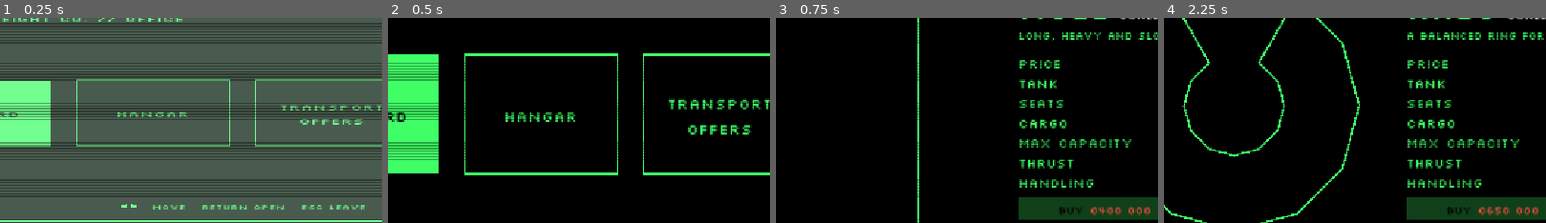
Above: before the commit, frames 1-4 (left to right).
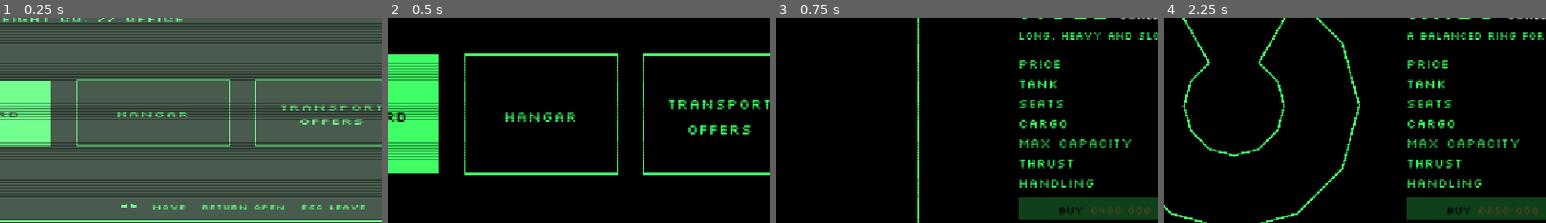
Above: after the commit, the same moments.

Repository: pkopczynski/lunar-lander
Game: Godot game, scene res://main.tscn
Same seed, same stepped clock (60 frames per second), same inputs: the game is played once before the commit and once after it.
Inputs (mouse positions are % of the whole screen's width and height, from its top left):
- Up to frame 1 (0.25 s): no input
- Up to frame 2 (0.5 s): no input
- Up to frame 3 (0.75 s): tap Enter (ui_accept) at 0.5 s; move the mouse to (72, 45) at 0.52 s; hold Right (ui_right) from 0.53 s (still down); click (72, 45) at 0.67 s
- Up to frame 4 (2.25 s): tap Enter (ui_accept) at 0.77, 1.07, 1.25, 1.52, 1.82 s; move the mouse to (30, 55) at 1.27 s; release Right (ui_right) at 1.28 s; hold Down (ui_down) 1.28-2.03 s; tap R (restart) at 2 s; move the mouse to (60, 27) at 2.02 s; hold Right (ui_right) from 2.03 s (still down)
The pictures show only the part of the screen within x 18-68%, y 27-77%; the shares and areas given below are measured in that part.

Frames 1-2 are identical in both runs. In frame 3, 0.4% of the frame differs, in the area x 82-98%, y 92-97%; in frame 4, 0.4%.

Commit message:
feat: a rough touchdown on the pad is a Hard landing that delivers but costs Condition (#137)

Diff:
--- a/lander.gd
+++ b/lander.gd
@@ -2,7 +2,9 @@
 extends CharacterBody2D
 # Flight physics, fuel, mass (`load_mass`, the Load) and the fuel cap (`fuel_cap()`), border
 # crossing and its disturbance (with a seedable `rng`), steering, landing and docking judgement (the
-# "on the pad" check reads the current location's pad through `pad_center_x()`), refuelling, result
+# "on the pad" check reads the current location's pad through `pad_center_x()`; `touch_down()` judges
+# the landing bands: Landed, a Hard landing that wears Condition and shows `HARD LANDING −12%`
+# as the Landed title, or a crash), refuelling, result
 # display (with a `status` line, set through `show_status()`, under Docked!/Landed!), touching a
 # solid off the pad (`touch()`: damage by impact speed to the ship in service's Condition and a
 # bounce, `damaged` for each loss; a crash above the crash speed or at 0%), resting on the ground
@@ -15,7 +17,7 @@
 # Attached to `Lander`. It flies the ship in service, an `OwnedShip` handed over by the Hangar's
 # `fly(ship)` (hull, collision shape and flame from its Ship type), and reads only that ship's
 # effective numbers, never its Ship type's. Its fuel is the ship's fuel in tank: the Lander burns
-# and refuels it, wears the ship's Condition on hits, and changes nothing else on the ship. `start_docked()` puts it in the parking spot.
+# and refuels it, wears the ship's Condition on hits and Hard landings, and changes nothing else on the ship. `start_docked()` puts it in the parking spot.
 #
 # The Lander's `state` (Flying, Landed, Docked, Crashed, Stranded) changes only through `enter()`, which
 # starts every state fresh: not held, no lift-off burn, docking armed, leveling stopped, with the
@@ -64,9 +66,16 @@
 # Share of the tank refilled per second: half a tank per 6 s.
 const REFUEL_TANK_SHARE := 0.5 / 6.0
 
+# Landing bands, judged at touchdown on the pad: safe up to the MAX_LANDING_* limits, a crash
+# above the CRASH_LANDING_* ones, and a Hard landing in between, losing Condition in a straight
+# line from 0% at the safe edge to MAX_HARD_LANDING_DAMAGE at the crash edge, the worst band counting.
 const MAX_LANDING_VERTICAL_SPEED := 50.0
 const MAX_LANDING_HORIZONTAL_SPEED := 25.0
 const MAX_LANDING_ANGLE_DEG := 15.0
+const CRASH_LANDING_VERTICAL_SPEED := 80.0
+const CRASH_LANDING_HORIZONTAL_SPEED := 40.0
+const CRASH_LANDING_ANGLE_DEG := 25.0
+const MAX_HARD_LANDING_DAMAGE := 0.25
 const MAX_DOCKING_SPEED := 40.0
 
 const PAD_WIDTH := 120.0
@@ -94,7 +103,7 @@
 const STEER_SPEED := 100.0
 const STEER_BRAKING := 600.0
 
-# Touching a solid (anything but the pad's ground, judged by the landing limits) damages the
+# Touching a solid (anything but the pad's ground, judged by the landing bands) damages the
 # ship by its impact speed, the speed into the surface: none below NO_DAMAGE_SPEED, rising in a
 # straight line to MAX_HIT_DAMAGE of Condition just under CRASH_SPEED, a crash above it. A hit
 # leaves the surface at BOUNCE_SHARE of its impact speed, keeping SURFACE_SPEED_KEPT of its speed
@@ -127,12 +136,14 @@
 signal stranded
 # R while Crashed or Stranded: the Office performs Recovery. The Lander doesn't know who answers.
 signal recovery_requested
-# A hit took this share of Condition (0.06 is 6%) from the ship in service; it didn't crash it.
+# A hit or a Hard landing took this share of Condition (0.06 is 6%) from the ship in service;
+# it didn't crash it.
 signal damaged(loss: float)
 
 enum State { FLYING, LANDED, DOCKED, CRASHED, STRANDED }
 
 const LANDED_COLOR := Color(0.3, 1.0, 0.4)
+const HARD_LANDING_TEXT := "HARD LANDING −%d%%"
 const CRASHED_COLOR := Color(1.0, 0.3, 0.3)
 const CRASHED_TEXT := "Crashed!\nPress R for recovery"
 const STRANDED_COLOR := Color(1.0, 0.75, 0.3)
@@ -189,6 +200,8 @@
 var status := ""
 # Whether the last rest refuelled, so a new status keeps the Refueling… line.
 var refueling := false
+# The Condition the last touchdown on the pad took, 0.0 for a safe one; the Landed title shows it.
+var hard_landing_loss := 0.0
 
 @onready var body: Polygon2D = $Body
 @onready var flame: Polygon2D = $Flame
@@ -260,6 +273,7 @@
 	status = ""
 	refueling = false
 	tipped_time = 0.0
+	hard_landing_loss = 0.0
 	if level_tween:
 		level_tween.kill()
 	match new_state:
@@ -267,7 +281,7 @@
 			modulate = Color.WHITE
 			message.visible = false
 		State.LANDED:
-			show_state("Landed!", LANDED_COLOR)
+			show_state(landed_title(), LANDED_COLOR)
 		State.DOCKED:
 			show_state("Docked!", LANDED_COLOR)
 		State.CRASHED:
@@ -342,10 +356,7 @@
 
 	if get_slide_collision_count() > 0:
 		if touched_only_ground() and is_on_pad():
-			if is_safe_landing(impact_velocity):
-				land()
-			else:
-				crash()
+			touch_down(impact_velocity)
 			return
 		var bounced := touch(impact_velocity)
 		if state != State.FLYING:
@@ -508,10 +519,43 @@
 	return absf(angle_difference(0.0, rotation))
 
 
-func is_safe_landing(impact_velocity: Vector2) -> bool:
-	return impact_velocity.y <= MAX_LANDING_VERTICAL_SPEED \
-		and absf(impact_velocity.x) <= MAX_LANDING_HORIZONTAL_SPEED \
-		and tilt() <= deg_to_rad(MAX_LANDING_ANGLE_DEG)
+# How far into the landing bands a touchdown is: 0.0 inside every safe limit, 1.0 at a crash
+# edge, above 1.0 past one. The worst band counts.
+func landing_band_share(impact_velocity: Vector2) -> float:
+	return maxf(maxf(maxf(
+		band_share(impact_velocity.y, MAX_LANDING_VERTICAL_SPEED, CRASH_LANDING_VERTICAL_SPEED),
+		band_share(absf(impact_velocity.x), MAX_LANDING_HORIZONTAL_SPEED, CRASH_LANDING_HORIZONTAL_SPEED)),
+		band_share(rad_to_deg(tilt()), MAX_LANDING_ANGLE_DEG, CRASH_LANDING_ANGLE_DEG)), 0.0)
+
+
+func band_share(value: float, safe: float, crash_edge: float) -> float:
+	return inverse_lerp(safe, crash_edge, value)
+
+
+# Takes a loss from the ship in service's Condition: to 0% crashes it, else it emits `damaged`.
+# Returns whether the ship survived.
+func wear(loss: float) -> bool:
+	ship.condition = maxf(ship.condition - loss, 0.0)
+	if ship.condition <= 0.0:
+		crash()
+		return false
+	damaged.emit(loss)
+	return true
+
+
+# A touchdown on the pad: past a band it crashes; inside one it's a Hard landing, which costs the
+# ship in service Condition (to 0% crashes it) but still lands; inside the safe limits it just lands.
+func touch_down(impact_velocity: Vector2) -> void:
+	var share := landing_band_share(impact_velocity)
+	if share > 1.0:
+		crash()
+		return
+	var loss := MAX_HARD_LANDING_DAMAGE * share
+	if loss <= 0.0:
+		land()
+		return
+	if wear(loss):
+		land(loss)
 
 
 # A touch of any solid off the pad: the hardest contact of the move sets the impact speed. It
@@ -532,12 +576,8 @@
 		return false
 	if impact < NO_DAMAGE_SPEED:
 		return false
-	var loss := MAX_HIT_DAMAGE * (impact - NO_DAMAGE_SPEED) / (CRASH_SPEED - NO_DAMAGE_SPEED)
-	ship.condition = maxf(ship.condition - loss, 0.0)
-	if ship.condition <= 0.0:
-		crash()
+	if not wear(MAX_HIT_DAMAGE * inverse_lerp(NO_DAMAGE_SPEED, CRASH_SPEED, impact)):
 		return false
-	damaged.emit(loss)
 	var along := impact_velocity + normal * impact
 	velocity = along * SURFACE_SPEED_KEPT + normal * impact * BOUNCE_SHARE
 	return true
@@ -563,8 +603,11 @@
 		stranded.emit()
 
 
-func land() -> void:
+# Lands on the pad; a Hard landing passes the Condition it took, for the Landed title.
+func land(loss := 0.0) -> void:
 	enter(State.LANDED)
+	hard_landing_loss = loss
+	message.text = landed_title()
 	settle()
 	# Leveling lifts the corner that touched down, so drop back onto the ground.
 	level_tween.tween_callback(move_and_collide.bind(Vector2.DOWN * PAD_HEIGHT * 4.0))
@@ -633,12 +676,19 @@
 func show_rest_message() -> void:
 	if state != State.DOCKED and state != State.LANDED:
 		return
-	var lines := PackedStringArray(["Docked!" if state == State.DOCKED else "Landed!"])
+	var lines := PackedStringArray(["Docked!" if state == State.DOCKED else landed_title()])
 	if status != "":
 		lines.append(status)
 	if refueling:
 		lines.append("Refueling…")
 	message.text = "\n".join(lines)
+
+
+# Landed!, or HARD LANDING −12% after a Hard landing; the loss reads as the HUD's flash does.
+func landed_title() -> String:
+	if hard_landing_loss <= 0.0:
+		return "Landed!"
+	return HARD_LANDING_TEXT % maxi(roundi(hard_landing_loss * 100.0), 1)
 
 
 func lift_off() -> void:
--- a/office.gd
+++ b/office.gd
@@ -71,6 +71,8 @@
 const WHITE := Color(0.9, 1.0, 0.92)
 const DIM_WHITE := Color(0.9, 1.0, 0.92, 0.25)
 const RED := Color(1.0, 0.3, 0.25)
+# A red price on a blocked (dimmed) button.
+const DIM_RED := Color(1.0, 0.3, 0.25, 0.25)
 # Faint list tints: alternating rows, and open details a little stronger.
 const ROW_TINT_LIGHT := Color(0.25, 1.0, 0.4, 0.08)
 const ROW_TINT_DARK := Color(0.25, 1.0, 0.4, 0.04)
@@ -570,7 +572,8 @@
 	else:
 		terminal.draw_rect(button, lit, false, LINE_WIDTH)
 	var label_color := BLACK if selected else lit
-	var price_color := RED if price_red else BLACK if selected else DIM_WHITE if blocked else WHITE
+	var price_color := (DIM_RED if blocked else RED) if price_red \
+		else BLACK if selected else DIM_WHITE if blocked else WHITE
 	var width := text_width(label, TEXT_SIZE) + text_width(price, TEXT_SIZE)
 	var baseline := Vector2(button.get_center().x - width / 2.0, button.get_center().y + TEXT_SIZE / 2.0)
 	draw_text(label, baseline, TEXT_SIZE, -1.0, HORIZONTAL_ALIGNMENT_LEFT, label_color)
--- a/tests/test_halo.gd
+++ b/tests/test_halo.gd
@@ -70,7 +70,7 @@
 	check(ship.state == Lander.State.LANDED, "a gentle Halo should land on the pad")
 	await start_over()
 	await choose_ship(ShipType.HALO)
-	place(Vector2(pad_x(), 520), Vector2(0, Lander.MAX_LANDING_VERTICAL_SPEED + 30.0))
+	place(Vector2(pad_x(), 520), Vector2(0, Lander.CRASH_LANDING_VERTICAL_SPEED + 10.0))
 	await seconds(2.0)
 	check(message().begins_with("Crashed"), "a hard Halo landing should crash, got %s" % message())
 
--- /dev/null
+++ b/tests/test_hard_landing.gd
@@ -0,0 +1,99 @@
+extends "res://tests/scene_test.gd"
+# A touchdown on the pad is judged by three landing bands (falling 50 → 80 px/s, sideways
+# 25 → 40 px/s, tilt 15° → 25°): safe, a Hard landing that still lands and delivers but loses
+# 0% → 25% of Condition (the worst band counts), or a crash past any band.
+
+const OVER_PAD := 0.5
+
+
+func condition() -> float:
+	return hangar().in_service.condition
+
+
+# Touches the Sparrow down on the Valley's pad from just above it, at a falling and sideways
+# speed and a tilt, and waits for the frame it touches down.
+func touch_down(falling: float, sideways := 0.0, tilt_deg := 0.0) -> void:
+	var rotation := deg_to_rad(tilt_deg)
+	var hull_bottom := -INF
+	for point in lander().ship_type.hull:
+		hull_bottom = maxf(hull_bottom, point.rotated(rotation).y)
+	place(Vector2(pad_x(), World.GROUND_TOP_Y - hull_bottom - OVER_PAD), Vector2(sideways, falling))
+	lander().rotation = rotation
+	for i in 30:
+		await frames(1)
+		if lander().state != Lander.State.FLYING:
+			break
+
+
+func test_a_touchdown_inside_the_safe_limits_lands_undamaged() -> void:
+	await choose_ship()
+	await touch_down(45.0, 20.0, 12.0)
+	check(message().begins_with("Landed!"), "a safe touchdown should land, says %s" % message())
+	check(condition() == 1.0, "a safe touchdown should do no damage, Condition %s" % condition())
+
+
+func test_a_touchdown_inside_each_band_lands_and_loses_condition_in_a_straight_line() -> void:
+	await choose_ship()
+	# Sideways: (32.2 − 25) / (40 − 25) × 25% = 12%.
+	await touch_down(10.0, 32.2)
+	check(lander().state == Lander.State.LANDED, "a 32 px/s sideways touchdown should land, says %s" % message())
+	check_near(condition(), 0.88, 0.005, "Condition after a 32.2 px/s sideways touchdown")
+	await start_over()
+	await choose_ship()
+	# Falling: (65 − 50) / (80 − 50) × 25% = 12.5%, plus a frame of gravity.
+	await touch_down(65.0)
+	check(lander().state == Lander.State.LANDED, "a 65 px/s touchdown should land, says %s" % message())
+	check_near(condition(), 0.875, 0.01, "Condition after a 65 px/s touchdown")
+	await start_over()
+	await choose_ship()
+	# Tilt: (20 − 15) / (25 − 15) × 25% = 12.5%.
+	await touch_down(10.0, 0.0, 20.0)
+	check(lander().state == Lander.State.LANDED, "a 20° touchdown should land, says %s" % message())
+	check_near(condition(), 0.875, 0.005, "Condition after a 20° touchdown")
+
+
+func test_the_worst_band_counts() -> void:
+	await choose_ship()
+	# Falling 65 px/s is ~13%, sideways 30 px/s ~8%, but a 24° tilt is 22.5%.
+	await touch_down(65.0, 30.0, 24.0)
+	check(lander().state == Lander.State.LANDED, "a touchdown inside every band should land, says %s" % message())
+	check_near(condition(), 0.775, 0.005, "the worst band's loss, not a sum")
+
+
+func test_a_hard_landing_shows_its_loss_in_the_landing_message_and_flashes_it() -> void:
+	await choose_ship()
+	lander().fuel = lander().fuel_cap() / 2.0
+	await touch_down(10.0, 32.2)
+	check(message().begins_with("HARD LANDING −12%"), "the landing message should read HARD LANDING −12%%, says %s" % message())
+	check(hud().loss_text() == "−12%", "the HUD should flash the loss, shows %s" % hud().loss_text())
+	check(hud().condition_text() == "CONDITION 88%", "the HUD Condition line, shows %s" % hud().condition_text())
+	await seconds(2.5)
+	check(message().begins_with("HARD LANDING −12%"), "the message should stay while Landed, says %s" % message())
+	check(message().contains("Refueling…"), "a Hard landing still refuels, says %s" % message())
+
+
+func test_a_hard_landing_delivers() -> void:
+	await start_loading([known_offer(1, 0.0)])
+	while economy().phase == Economy.Phase.LOADING:
+		await frames(1)
+	await touch_down(70.0)
+	check(lander().state == Lander.State.LANDED, "a hard landing should land, says %s" % message())
+	check(condition() < 1.0, "a hard landing should cost Condition")
+	check(economy().phase == Economy.Phase.UNLOADING, "a hard landing should start unloading")
+
+
+func test_a_touchdown_past_any_band_crashes() -> void:
+	for touchdown: Array in [[90.0, 0.0, 0.0], [10.0, 45.0, 0.0], [10.0, 0.0, 27.0]]:
+		await choose_ship()
+		await touch_down(touchdown[0], touchdown[1], touchdown[2])
+		check(lander().state == Lander.State.CRASHED, "a touchdown at %s should crash, says %s" % [touchdown, message()])
+		check(hangar().in_service.is_wreck(), "the crash should make a Wreck")
+		await start_over()
+
+
+func test_a_hard_landing_to_zero_condition_crashes() -> void:
+	await choose_ship()
+	hangar().in_service.condition = 0.1
+	await touch_down(10.0, 32.2)
+	check(lander().state == Lander.State.CRASHED, "a 12%% Hard landing on a 10%% ship should crash, says %s" % message())
+	check(economy().phase == Economy.Phase.NONE, "a crash delivers nothing")
--- a/tests/test_mule.gd
+++ b/tests/test_mule.gd
@@ -80,7 +80,7 @@
 	check(ship.state == Lander.State.LANDED, "a gentle Mule should land on the pad, says %s" % message())
 	await start_over()
 	await choose_ship(ShipType.MULE)
-	place(Vector2(pad_x(), 500), Vector2(0, Lander.MAX_LANDING_VERTICAL_SPEED + 30.0))
+	place(Vector2(pad_x(), 500), Vector2(0, Lander.CRASH_LANDING_VERTICAL_SPEED + 10.0))
 	await seconds(2.0)
 	check(message().begins_with("Crashed"), "a hard Mule landing should crash, got %s" % message())
 
Not shown, added: tests/test_hard_landing.gd.uid
Not shown, changed: GLOSSARY.md
Not shown, changed: docs/architecture/domain-model.md
Not shown, changed: docs/architecture/overview.md
Not shown, changed: docs/gameplay/flight.md
